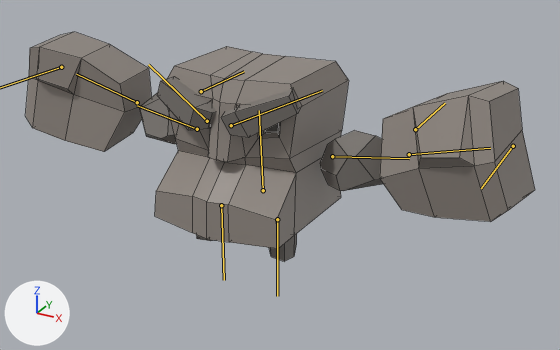
Renders of the FBX model IslandWish/IslandWishGame/Assets/Art/Animation/rockfiend.fbx from each side of a commit.
Camera for both pictures: a 50 mm camera at (3.82, -6.53, 4.01) aimed at (0.08, 0.28, 0.6). Every picture has the same lights, and +X, +Y and +Z are marked at lower left. The bones that bend it are drawn over the model as lines. Mesh edges are drawn as thin lines.

The first picture shows 'rocky'.
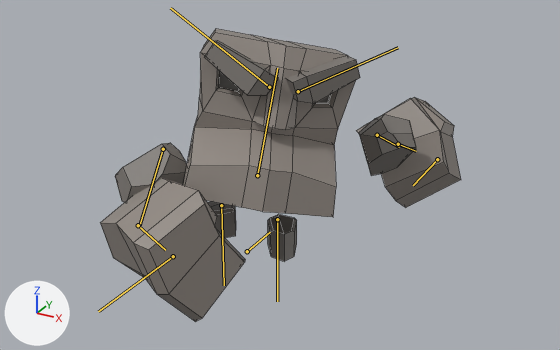
The newer file adds an action. The first version stands in its rest pose; the second is drawn at frame 140 of the action 'Scene'.

Boxes [x1, y1, x2, y2] around the edits, measured in the pictures (560 x 350 px):
'rocky', posed (29% narrower, 28% taller)
    before: [26, 32, 535, 261]
    after: [100, 29, 461, 322]
bone 'body', root to tip
    before: (263, 190) to (259, 110)
    after: (257, 175) to (277, 68)
bone 'bicep.l', root to tip
    before: (332, 156) to (409, 158)
    after: (377, 135) to (399, 147)
bone 'fist.l', root to tip
    before: (409, 154) to (490, 148)
    after: (398, 144) to (416, 151)
bone 'eyebrow.l', root to tip
    before: (231, 125) to (322, 90)
    after: (298, 91) to (398, 47)
bone 'eyebrow.r', root to tip
    before: (207, 121) to (148, 64)
    after: (269, 87) to (170, 8)
bone 'bicep.r', root to tip
    before: (197, 129) to (137, 105)
    after: (163, 149) to (139, 226)
bone 'fist.r', root to tip
    before: (137, 102) to (76, 74)
    after: (138, 225) to (165, 250)

The change, as a diff of the scene's bpy script:
```diff
--- a/IslandWish/IslandWishGame/Assets/Art/Animation/rockfiend.fbx.py
+++ b/IslandWish/IslandWishGame/Assets/Art/Animation/rockfiend.fbx.py
@@ bone_body @@
 bone_body = bpy.data.objects['Armature_rocky'].pose.bones['body']
-bone_body.location = (0.0, 0.0, 0.0)
-bone_body.rotation_quaternion = (1.0, 0.0, 0.0, 0.0)  # degrees (0, 0, 0)
+bone_body.location = (0.0, 0.23, -0.1)
+bone_body.rotation_quaternion = (0.948, 0.115, 0.283, 0.087)  # degrees (18, 31, 16)
@@ bone_bicep_l @@
 bone_bicep_l = bpy.data.objects['Armature_rocky'].pose.bones['bicep.l']  # child of 'body'
-bone_bicep_l.location = (0.0, 0.0, 0.0)
-bone_bicep_l.rotation_quaternion = (1.0, 0.0, 0.0, 0.0)  # degrees (0, 0, 0)
+bone_bicep_l.location = (-0.04, 0.39, 0.15)
+bone_bicep_l.rotation_quaternion = (0.82, 0.494, -0.282, 0.064)  # degrees (66, -32, -12)
@@ bone_fist_l @@
 bone_fist_l = bpy.data.objects['Armature_rocky'].pose.bones['fist.l']  # child of 'bicep.l'
-bone_fist_l.rotation_quaternion = (1.0, 0.0, 0.0, 0.0)  # degrees (0, 0, 0)
+bone_fist_l.rotation_quaternion = (0.998, 0.049, 0.0, 0.046)  # degrees (6, 0, 5)
@@ bone_eyebrow_l @@
 bone_eyebrow_l = bpy.data.objects['Armature_rocky'].pose.bones['eyebrow.l']  # child of 'body'
-bone_eyebrow_l.location = (0.0, 0.0, 0.0)
-bone_eyebrow_l.rotation_quaternion = (1.0, 0.0, 0.0, 0.0)  # degrees (0, 0, 0)
+bone_eyebrow_l.location = (0.0, -0.01, -0.03)
+bone_eyebrow_l.rotation_quaternion = (0.999, 0.006, -0.011, -0.037)  # degrees (1, -1, -4)
@@ bone_eyebrow_r @@
 bone_eyebrow_r = bpy.data.objects['Armature_rocky'].pose.bones['eyebrow.r']  # child of 'body'
-bone_eyebrow_r.location = (0.0, 0.0, 0.0)
-bone_eyebrow_r.rotation_quaternion = (1.0, 0.0, 0.0, 0.0)  # degrees (0, 0, 0)
+bone_eyebrow_r.location = (0.0, -0.01, -0.04)
+bone_eyebrow_r.rotation_quaternion = (0.999, -0.014, 0.023, 0.026)  # degrees (-2, 3, 3)
@@ bone_bicep_r @@
 bone_bicep_r = bpy.data.objects['Armature_rocky'].pose.bones['bicep.r']  # child of 'body'
-bone_bicep_r.location = (0.0, 0.0, 0.0)
-bone_bicep_r.rotation_quaternion = (1.0, 0.0, 0.0, 0.0)  # degrees (0, 0, 0)
+bone_bicep_r.location = (0.43, 0.12, -0.14)
+bone_bicep_r.rotation_quaternion = (0.64, -0.456, -0.28, -0.552)  # degrees (-33, -59, -62)
@@ bone_fist_r @@
 bone_fist_r = bpy.data.objects['Armature_rocky'].pose.bones['fist.r']  # child of 'bicep.r'
-bone_fist_r.rotation_quaternion = (1.0, 0.0, 0.0, 0.0)  # degrees (0, 0, 0)
+bone_fist_r.rotation_quaternion = (0.794, -0.443, 0.0, 0.417)  # degrees (-49, 22, 45)
```
